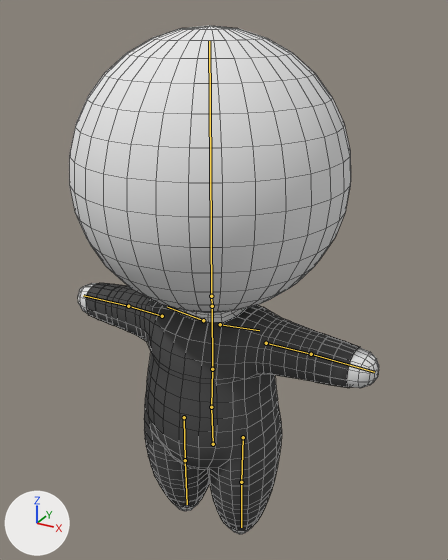
A saved change to the Blender file Office Space/Assets/Blender/os-char-01.blend.
One viewpoint serves both versions: a 50 mm camera at (2.16, -3.73, 4.23) aimed at (0.03, 0.14, 2.3). The lights are fixed; the arrows at lower left show +X, +Y and +Z. The bones that bend it are drawn over the model as lines. Mesh edges are drawn as thin lines.

Names of what the first picture shows: 'char.Body_Onez01', 'char.Clothing.Onez01'.
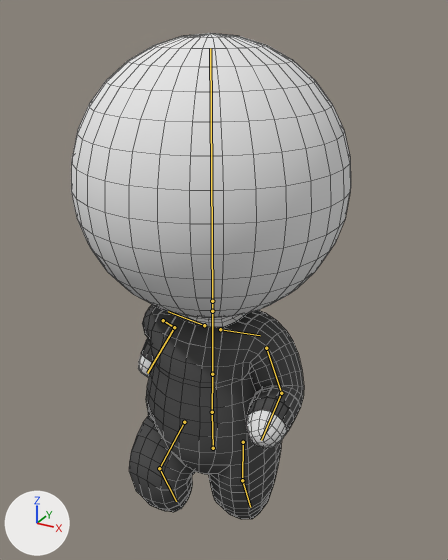
The newer file adds an action. The first version stands in its rest pose; the second is drawn at frame 10 of the action 'Run01'.

What the commit changed:
Bone 'Leg.CONT.L' (bone_leg_cont_l) moves from (0.0, 0.0, 0.0) to (-0.04, 0.255, 0.0).
Bone 'Leg.CONT.R' (bone_leg_cont_r) moves from (0.0, 0.0, 0.0) to (0.04, -0.224, 0.24).
Bone 'Leg.POLE.R' (bone_leg_pole_r) moves from (0.0, 0.0, 0.0) to (-0.02, 0.0, 0.0).
Bone 'Hip' (bone_hip) moves from (0.0, 0.0, 0.0) to (0.0, -0.046, 0.002).
Bone 'Chest' (bone_chest) turns from (0, 0, 0) to (1, 0, 0) degrees about its own x, y and z.
Bone 'Head' (bone_head) turns from (0, 0, 0) to (1, 0, 0) degrees about its own x, y and z.
Bone 'Arm.CONT.L' (bone_arm_cont_l) moves from (0.0, 0.0, 0.0) to (-0.6, -0.526, -0.444).
Bone 'Arm.CONT.L' (bone_arm_cont_l) turns from (0, 0, 0) to (0, -1, 0) degrees about its own x, y and z.
Bone 'Arm.CONT.R' (bone_arm_cont_r) moves from (0.0, 0.0, 0.0) to (0.6, 0.054, -0.641).
Bone 'Arm.CONT.R' (bone_arm_cont_r) turns from (0, 0, 0) to (0, 1, 0) degrees about its own x, y and z.
Bone 'Arm.POLE.L' (bone_arm_pole_l) moves from (0.0, 0.0, 0.0) to (-0.3, 0.0, -0.046).
Bone 'Arm.POLE.L' (bone_arm_pole_l) turns from (0, 0, 0) to (0, -1, 0) degrees about its own x, y and z.
Bone 'Arm.POLE.R' (bone_arm_pole_r) moves from (0.0, 0.0, 0.0) to (0.3, 0.0, -0.046).
Bone 'Arm.POLE.R' (bone_arm_pole_r) turns from (0, 0, 0) to (0, 1, 0) degrees about its own x, y and z.

Where the change shows, as pixel boxes [x1, y1, x2, y2] in the pictures (448 x 560 px):
'char.Body_Onez01', posed (10% narrower): before [69, 26, 379, 534]; after [71, 33, 351, 512]
'char.Clothing.Onez01', posed (36% narrower, 13% shorter): before [86, 283, 360, 531]; after [129, 304, 304, 519]
bone 'Hip', root to tip: before (213, 444) to (211, 407); after (213, 448) to (212, 412)
bone 'Chest', root to tip: before (212, 369) to (212, 306); after (212, 374) to (212, 311)
bone 'Head', root to tip: before (211, 296) to (209, 41); after (212, 301) to (210, 48)
